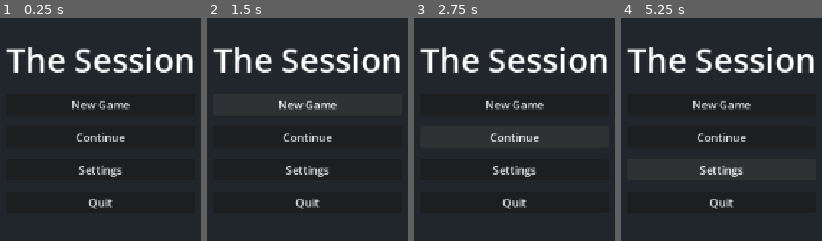
Above: before the commit, frames 1-4 (left to right).
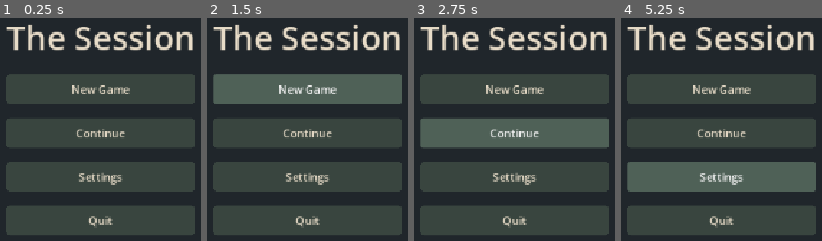
Above: after the commit, the same moments.

Repository: Slofye/pleasecontinue
Game: Godot game, scene res://main_menu.tscn
The game is run twice, just before and just after one commit, with the same random seed, the same clock (stepped at 60 frames per second) and the same inputs.
Inputs:
- Up to frame 1 (0.25 s): no input
- Up to frame 2 (1.5 s): click "New Game" at 0.5 s; click "New Game" at 1.25 s
- Up to frame 3 (2.75 s): click "Continue" at 2 s
- Up to frame 4 (5.25 s): click "Continue" at 2.75 s; click "New Game" at 3.5 s; click "Continue" at 4.25 s; click "Settings" at 5 s

The runs differ from the first frame. In frame 1, 59% of the frame differs, in the area x 2-98%, y 3-98%; in frame 2, 59%; in frame 3, 59%; in frame 4, 59%.

Commit message:
learning inspector for buttons
colors, on hover, on click, fonts, etc

Diff:
--- a/main_menu.tscn
+++ b/main_menu.tscn
@@ -1,4 +1,28 @@
 [gd_scene format=3 uid="uid://bac4a8k5p45g6"]
+
+[sub_resource type="StyleBoxFlat" id="StyleBoxFlat_7vrkn"]
+bg_color = Color(0.22352941, 0.27058825, 0.24705882, 1)
+border_width_top = 10
+border_width_bottom = 10
+border_color = Color(0.22352941, 0.27058825, 0.24705882, 1)
+border_blend = true
+corner_radius_top_left = 4
+corner_radius_top_right = 4
+corner_radius_bottom_right = 4
+corner_radius_bottom_left = 4
+
+[sub_resource type="StyleBoxFlat" id="StyleBoxFlat_rhts7"]
+corner_radius_top_left = 4
+corner_radius_top_right = 4
+corner_radius_bottom_right = 4
+corner_radius_bottom_left = 4
+
+[sub_resource type="StyleBoxFlat" id="StyleBoxFlat_06t4h"]
+bg_color = Color(0.30980393, 0.38039216, 0.34117648, 1)
+corner_radius_top_left = 4
+corner_radius_top_right = 4
+corner_radius_bottom_right = 4
+corner_radius_bottom_left = 4
 
 [node name="MainMenu" type="Control" unique_id=746649114]
 layout_mode = 3
@@ -29,26 +53,43 @@
 
 [node name="MenuContentStacker" type="VBoxContainer" parent="MainMenuContents" unique_id=452327363]
 layout_mode = 2
-theme_override_constants/separation = 16
+theme_override_constants/separation = 20
 
 [node name="Title" type="Label" parent="MainMenuContents/MenuContentStacker" unique_id=942719424]
 layout_mode = 2
+theme_override_colors/font_color = Color(0.9098039, 0.8627451, 0.78431374, 1)
 theme_override_font_sizes/font_size = 48
 text = "The Session"
 
 [node name="NewGameButton" type="Button" parent="MainMenuContents/MenuContentStacker" unique_id=415134098]
 layout_mode = 2
+theme_override_colors/font_color = Color(0.9098039, 0.8627451, 0.78431374, 1)
+theme_override_styles/normal = SubResource("StyleBoxFlat_7vrkn")
+theme_override_styles/pressed = SubResource("StyleBoxFlat_rhts7")
+theme_override_styles/hover = SubResource("StyleBoxFlat_06t4h")
 text = "New Game"
 
 [node name="ContinueButton" type="Button" parent="MainMenuContents/MenuContentStacker" unique_id=121876021]
 layout_mode = 2
+theme_override_colors/font_color = Color(0.9098039, 0.8627451, 0.78431374, 1)
+theme_override_styles/normal = SubResource("StyleBoxFlat_7vrkn")
+theme_override_styles/pressed = SubResource("StyleBoxFlat_rhts7")
+theme_override_styles/hover = SubResource("StyleBoxFlat_06t4h")
 text = "Continue"
 
 [node name="SettingsButton" type="Button" parent="MainMenuContents/MenuContentStacker" unique_id=526862847]
 layout_mode = 2
+theme_override_colors/font_color = Color(0.9098039, 0.8627451, 0.78431374, 1)
+theme_override_styles/normal = SubResource("StyleBoxFlat_7vrkn")
+theme_override_styles/pressed = SubResource("StyleBoxFlat_rhts7")
+theme_override_styles/hover = SubResource("StyleBoxFlat_06t4h")
 text = "Settings
 "
 
 [node name="QuitButton" type="Button" parent="MainMenuContents/MenuContentStacker" unique_id=1810279724]
 layout_mode = 2
+theme_override_colors/font_color = Color(0.9098039, 0.8627451, 0.78431374, 1)
+theme_override_styles/normal = SubResource("StyleBoxFlat_7vrkn")
+theme_override_styles/pressed = SubResource("StyleBoxFlat_rhts7")
+theme_override_styles/hover = SubResource("StyleBoxFlat_06t4h")
 text = "Quit"
